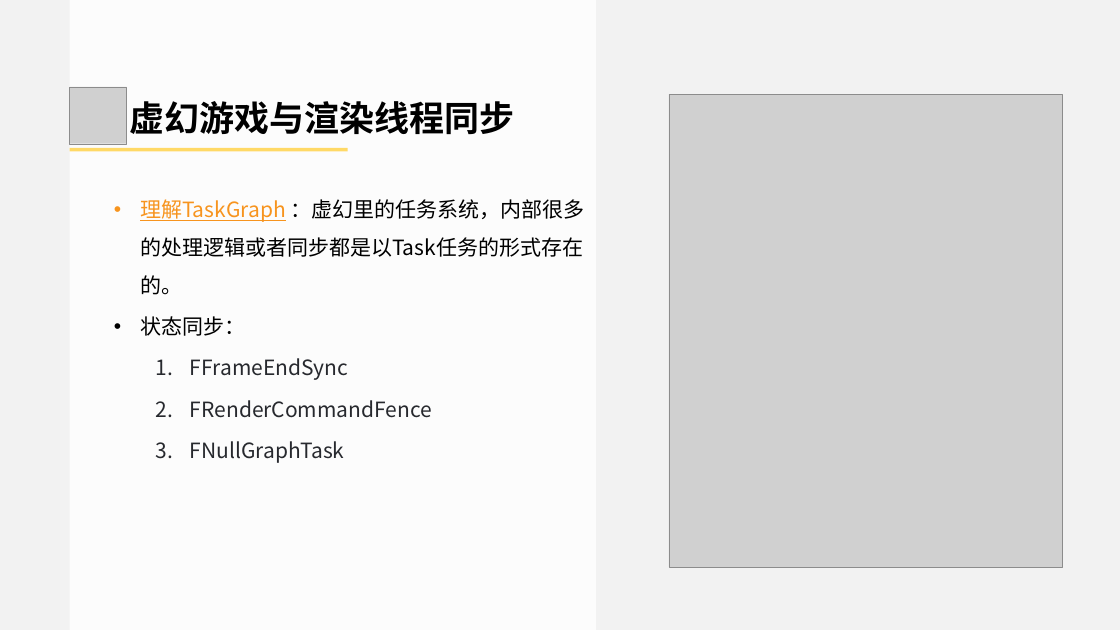
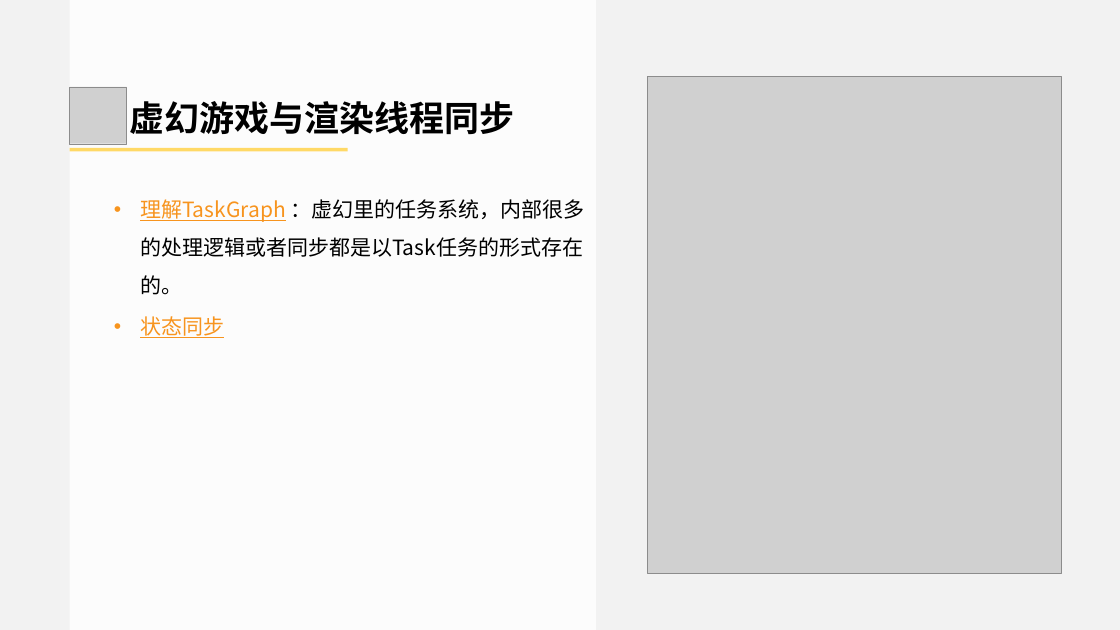
Before and after one commit to doomlover/KSGameEngineTutorials, a slide deck: slide 24 of PPTs/04.引擎基础概念与底层实用系统.pptx (slide 21 before the commit). Drawn at 1120x630 pixels with LibreOffice and Linux fonts; fonts in the diff are those of the drawing; grey boxes stand for pictures. Boxes give left, top, right and bottom in pixels: in the first picture for what was removed or moved away, otherwise in the second. Text is boxed around its words. In the diff, an @@ line names an element or a change of style, - is before the commit and + after.

```diff
--- a/PPTs/04.引擎基础概念与底层实用系统.pptx
+++ b/PPTs/04.引擎基础概念与底层实用系统.pptx
@@ picture resized from (x1=669, y1=94, x2=1062, y2=567) to (x1=647, y1=76, x2=1061, y2=573) @@
@@ text at (x1=140, y1=316, x2=224, y2=338): text changed; text colour #27292E to #F7941E @@
-• 状态同步：
-  1. FFrameEndSync
-  2. FRenderCommandFence
-  3. FNullGraphTask
+• 状态同步
```
Also in this commit, not shown: 5 other slides changed, 3 slides added.
